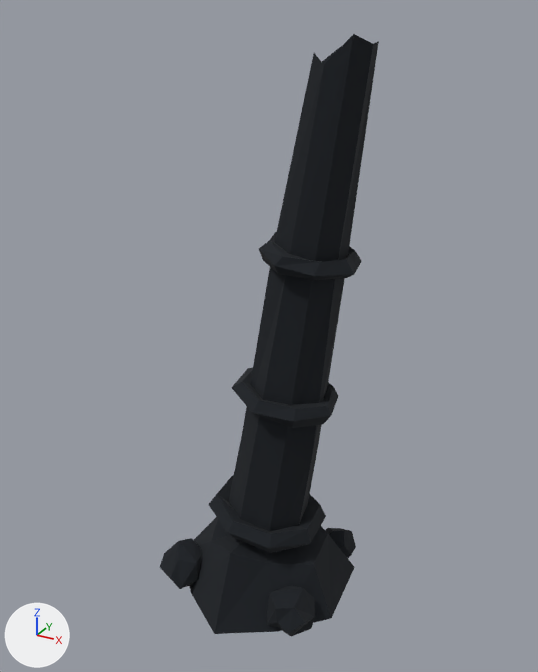
Two versions of the glTF model docs/concept-art/models/env-resonance-pylon.glb, one commit apart.
One viewpoint serves both versions: a camera (50 mm lens) standing at (14.4, -26.1, 26.1) and looking at (0.0, 0.0, 13.0). Arrows for +X, +Y and +Z are at lower left; the lights stay in place. The picture after the commit comes second. Where no turn or scale is listed for an object, it has been applied to the vertices. Vertices at exactly the same position are counted once.

In view in the first picture: 'crust_mound', 'pylon_shaft', 'ridge_1', 'ridge_2', 'ridge_3', 'rubble_1', 'rubble_2', 'rubble_4'.
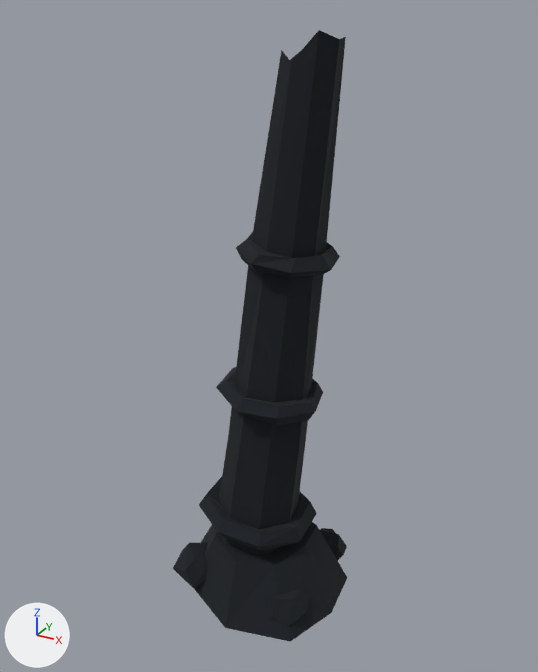
Patch to the scene script:
```diff
--- a/docs/concept-art/models/env-resonance-pylon.glb.py
+++ b/docs/concept-art/models/env-resonance-pylon.glb.py
@@ me_mesh_0 @@
 # used by ob_crust_mound; location = (0.0, 0.0, 0.0)
-me_mesh_0.from_pydata(...)  # 20 vertices, 36 faces; spans x -4.69..4.1, y -4.78..4.02, z 0.0..3.3
+me_mesh_0.from_pydata(...)  # 20 vertices, 36 faces; spans x -4.13..3.95, y -4.23..3.46, z 0.0..3.27
+# me_mesh_0 part 1: 20 of 20 vertices moved; they spanned x -4.69..4.1, y -4.78..4.02, z 0.0..3.3 and now span x -4.13..3.95, y -4.23..3.46, z 0.0..3.27; mean shift (0.15, -0.03, 0.06)
 me_mesh_0.materials.append(mat_abyss_stone)
@@ me_mesh_1 @@
 # used by ob_rubble_1; location = (0.0, 0.0, 0.0)
-me_mesh_1.from_pydata(...)  # 20 vertices, 36 faces; spans x -4.44..-1.96, y -3.72..-1.08, z 0.0..2.23
+me_mesh_1.from_pydata(...)  # 20 vertices, 36 faces; spans x -3.84..-1.56, y -3.32..-0.88, z 0.0..2.14
+# me_mesh_1 part 2: 20 of 20 vertices moved; they spanned x -4.44..-1.96, y -3.72..-1.08, z 0.0..2.23 and now span x -3.84..-1.56, y -3.32..-0.88, z 0.0..2.14; mean shift (0.5, 0.3, -0.01)
 me_mesh_1.materials.append(mat_abyss_stone)
@@ me_mesh_4 @@
 # used by ob_rubble_4; location = (0.0, 0.0, 0.0)
-me_mesh_4.from_pydata(...)  # 20 vertices, 36 faces; spans x 1.45..3.35, y 1.76..3.84, z 0.0..1.61
+me_mesh_4.from_pydata(...)  # 20 vertices, 36 faces; spans x 1.16..3.04, y 1.55..3.45, z 0.0..1.53
+# me_mesh_4 part 3: 20 of 20 vertices moved; they spanned x 1.45..3.35, y 1.76..3.84, z 0.0..1.61 and now span x 1.16..3.04, y 1.55..3.45, z 0.0..1.53; mean shift (-0.3, -0.3, -0.01)
 me_mesh_4.materials.append(mat_abyss_stone)
@@ me_mesh_5 @@
 # used by ob_pylon_shaft; location = (0.0, 0.0, 0.0)
-me_mesh_5.from_pydata(...)  # 34 vertices, 64 faces; spans x -2.6..3.9, y -2.3..2.0, z 0.0..25.3
+me_mesh_5.from_pydata(...)  # 34 vertices, 64 faces; spans x -2.9..2.8, y -2.4..1.6, z 0.0..25.4
+# me_mesh_5 part 4: the whole mesh is multiplied about its middle by the matrix ((0.999, 0.0, -0.033), (0.0, 1.0, -0.012), (0.033, 0.012, 0.999)), then moved by (-0.7, -0.3, 0.0)
 me_mesh_5.materials.append(mat_abyss_stone)
@@ me_mesh_6 @@
 # used by ob_ridge_1; location = (0.0, 0.0, 0.0)
-me_mesh_6.from_pydata(...)  # 40 vertices, 80 faces; spans x -2.63..2.69, y -2.78..2.67, z 2.99..4.83
+me_mesh_6.from_pydata(...)  # 40 vertices, 80 faces; spans x -3.09..2.25, y -2.94..2.52, z 3.08..4.76
+# me_mesh_6 part 5: the whole mesh is multiplied about its middle by the matrix ((0.999, 0.0, -0.033), (0.0, 1.0, -0.012), (0.033, 0.012, 0.999)), then moved by (-0.45, -0.15, 0.02)
 me_mesh_6.materials.append(mat_abyss_stone)
@@ me_mesh_7 @@
 # used by ob_ridge_2; location = (0.0, 0.0, 0.0)
-me_mesh_7.from_pydata(...)  # 40 vertices, 80 faces; spans x -1.57..3.27, y -2.19..2.54, z 9.49..10.98
+me_mesh_7.from_pydata(...)  # 40 vertices, 80 faces; spans x -2.24..2.62, y -2.42..2.31, z 9.6..10.96
+# me_mesh_7 part 6: the whole mesh is multiplied about its middle by the matrix ((0.999, 0.0, -0.033), (0.0, 1.0, -0.012), (0.033, 0.012, 0.999)), then moved by (-0.66, -0.23, 0.05)
 me_mesh_7.materials.append(mat_abyss_stone)
@@ me_mesh_8 @@
 # used by ob_ridge_3; location = (0.0, 0.0, 0.0)
-me_mesh_8.from_pydata(...)  # 40 vertices, 80 faces; spans x -0.59..3.84, y -1.53..2.79, z 16.0..17.45
+me_mesh_8.from_pydata(...)  # 40 vertices, 80 faces; spans x -1.46..2.98, y -1.84..2.48, z 16.13..17.47
+# me_mesh_8 part 7: the whole mesh is multiplied about its middle by the matrix ((0.999, 0.0, -0.033), (0.0, 1.0, -0.012), (0.033, 0.012, 0.999)), then moved by (-0.87, -0.31, 0.07)
 me_mesh_8.materials.append(mat_abyss_stone)
```

Pixel boxes (x1, y1, x2, y2) of what changed, in the pictures (538 x 672 px):
'pylon_shaft', reshaped (15% narrower)
    before: (223, 34, 379, 554)
    after: (214, 30, 346, 555)
'crust_mound', reshaped (8% narrower)
    before: (189, 517, 355, 634)
    after: (194, 522, 347, 642)
'ridge_1', reshaped
    before: (208, 475, 326, 553)
    after: (199, 477, 317, 551)
'ridge_2', reshaped
    before: (232, 367, 338, 428)
    after: (216, 367, 323, 426)
'ridge_3', reshaped (6% shorter)
    before: (259, 232, 362, 280)
    after: (236, 232, 340, 277)
'rubble_1', reshaped
    before: (160, 538, 202, 589)
    after: (173, 542, 208, 588)
'rubble_4', reshaped (12% narrower, 10% taller)
    before: (325, 528, 356, 558)
    after: (320, 528, 347, 561)
